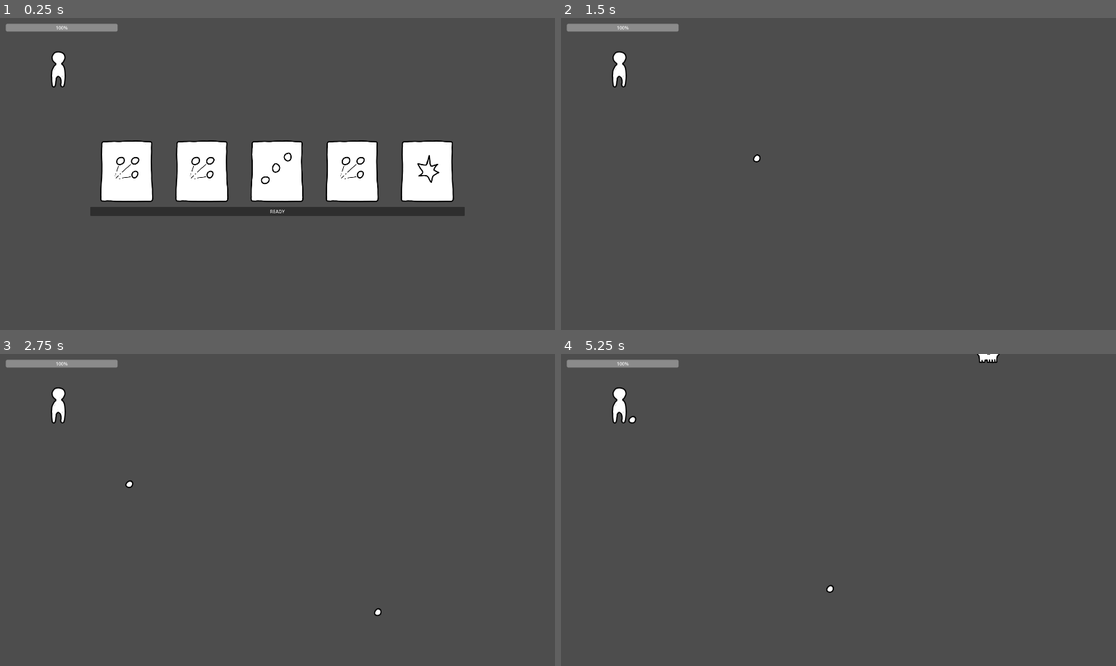
Above: before the commit, frames 1-4 (two rows, left to right).
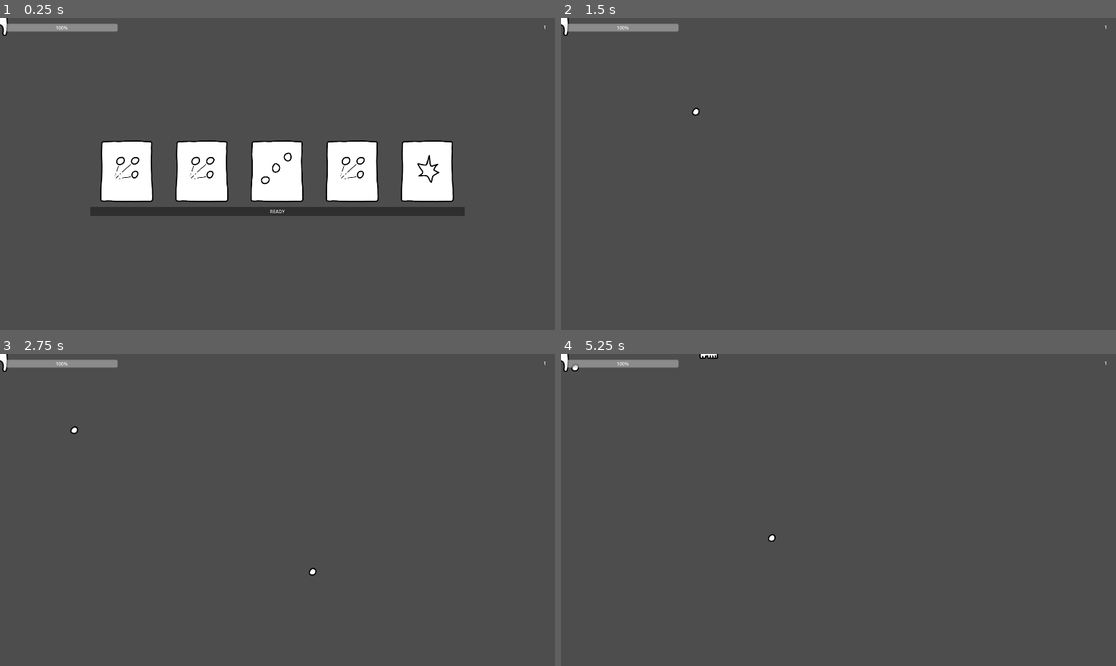
Above: after the commit, the same moments.

Repository: wpuerner/inferno
Game: Godot game, scene res://scenes/main.tscn
The game is run twice, just before and just after one commit, with the same random seed, the same clock (stepped at 60 frames per second) and the same inputs.
Inputs (mouse positions are in pixels of both pictures, inside the frame that each line leads up to):
- Up to frame 1 (0.25 s): no input
- Up to frame 2 (1.5 s): click "READY" at 0.5 s; move the mouse to (960, 158) at 1.27 s; press the mouse at (960, 158) at 1.28 s
- Up to frame 3 (2.75 s): move the mouse to (166, 525) at 2.02 s; release the mouse at (166, 525) at 2.03 s; click (166, 525) at 2.1 s
- Up to frame 4 (5.25 s): move the mouse to (894, 441) at 2.77 s; press the mouse at (894, 441) at 2.78 s; move the mouse to (810, 572) at 3.52 s; release the mouse at (810, 572) at 3.53 s; click (810, 572) at 3.6 s; tap Enter at 4.25 s; move the mouse to (1005, 556) at 4.27 s; press the mouse at (1005, 556) at 4.28 s; move the mouse to (672, 463) at 5.02 s; release the mouse at (672, 463) at 5.03 s; click (672, 463) at 5.1 s

The runs differ from the first frame. In frame 1, 0.3% of the frame differs, in the area x 0-99%, y 0-23%; in frame 2, 0.4%; in frame 3, 0.4%; in frame 4, 0.6%, in the area x 0-99%, y 0-77%.

Commit message:
create enemy handler; get game lifecycle working

Diff:
--- a/bullet_handler.gd
+++ b/bullet_handler.gd
@@ -16,7 +16,7 @@
 func _ready():
 	_reset()
 	event_bus.player_ready.connect(_register_player)
-	event_bus.level_reset.connect(_reset)
+	event_bus.level_loaded.connect(_reset)
 	timer = Timer.new()
 	add_child(timer)
 	timer.one_shot = true
--- a/deck_handler.gd
+++ b/deck_handler.gd
@@ -28,6 +28,7 @@
 
 func get_hand() -> Array:
 	for i in 5:
+		if deck.is_empty(): _shuffle()
 		hand.append(deck.pop_back())
 	return hand
 
@@ -35,6 +36,7 @@
 	for rune in selected_runes:
 		rune.activate()
 	selected_runes.clear()
+	discard.append_array(hand)
 	hand.clear()
 
 func change_rune_selection_state(rune: Node, selected: bool):
--- /dev/null
+++ b/enemy_handler.gd
@@ -0,0 +1,54 @@
+extends Node
+
+@onready var event_bus: Node = get_node("/root/EventBus")
+@onready var main: Node = get_node("/root/Main")
+@onready var skull_spawner: PathFollow2D = main.find_child("SkullSpawner")
+
+var enemy_container: Node
+var timer: Timer
+var check_enemy_timer: Timer
+var rng: RandomNumberGenerator = RandomNumberGenerator.new()
+var speed: float = 500
+var energy: int
+var skull_energy: int = 100
+var spawn_rate: float  #skulls per second. Aim for 60s spawning duration
+
+func _ready():
+	enemy_container = Node.new()
+	add_child(enemy_container)
+	event_bus.gameplay_started.connect(_start_spawning)
+	timer = Timer.new()
+	add_child(timer)
+	timer.one_shot = true
+	timer.timeout.connect(_spawn)
+
+	check_enemy_timer = Timer.new()
+	add_child(check_enemy_timer)
+	check_enemy_timer.timeout.connect(_check_enemies)
+
+func _start_spawning():
+	energy = main.level_number * 100
+	spawn_rate = (energy / skull_energy)
+	timer.start(_get_spawn_interval())
+	check_enemy_timer.start(2)
+
+func _stop_spawning():
+	timer.stop()
+
+func _spawn():
+	var skull = preload("res://scenes/mobs/skull/skull.tscn").instantiate()
+	enemy_container.add_child(skull)
+	skull.global_position = skull_spawner.global_position
+	energy -= skull_energy
+	if energy <= 0:
+		_stop_spawning()
+		return
+	timer.start(_get_spawn_interval())
+
+func _get_spawn_interval():
+	return rng.randf_range((1 / spawn_rate) / 2, (1 / spawn_rate) * 2)
+
+func _check_enemies():
+	if energy <= 0 && enemy_container.get_child_count() == 0:
+		check_enemy_timer.stop()
+		main.open_exit()
--- a/event_bus.gd
+++ b/event_bus.gd
@@ -4,10 +4,18 @@
 func ready_player(player: Node2D):
 	player_ready.emit(player)
 
-signal level_reset()
-func reset_level():
-	level_reset.emit()
+signal level_loaded
+func load_level():
+	level_loaded.emit()
 
-signal level_started()
-func start_level():
-	level_started.emit()
+signal pre_level_started
+func start_pre_level():
+	pre_level_started.emit()
+
+signal gameplay_started
+func start_gameplay():
+	gameplay_started.emit()
+
+signal exit_opened
+func open_exit():
+	exit_opened.emit()
--- a/project.godot
+++ b/project.godot
@@ -21,6 +21,7 @@
 BulletHandler="*res://bullet_handler.gd"
 DeckHandler="*res://deck_handler.gd"
 ManaHandler="*res://mana_handler.gd"
+EnemyHandler="*res://enemy_handler.gd"
 
 [display]
 
--- a/scenes/attributes/health/health_attribute.tscn
+++ b/scenes/attributes/health/health_attribute.tscn
@@ -8,9 +8,6 @@
 		health = value
 		if health <= 0:
 			get_parent().queue_free()
-
-func apply_damage(amount: int):
-	health = health - amount
 "
 
 [node name="HealthAttribute" type="Node"]
--- /dev/null
+++ b/scenes/environment/hole/hole.tscn
@@ -0,0 +1,30 @@
+[gd_scene load_steps=4 format=3 uid="uid://dc7n4g4y5ranj"]
+
+[ext_resource type="Texture2D" uid="uid://c6c4s11p6ti4" path="res://scenes/environment/hole/hole.png" id="1_8vs7m"]
+
+[sub_resource type="GDScript" id="GDScript_8iaq7"]
+script/source = "extends Area2D
+
+signal player_entered
+
+func _on_body_entered(body):
+	player_entered.emit()
+	queue_free()
+"
+
+[sub_resource type="CapsuleShape2D" id="CapsuleShape2D_nlr4s"]
+radius = 31.0
+height = 234.0
+
+[node name="Hole" type="Area2D"]
+script = SubResource("GDScript_8iaq7")
+
+[node name="Sprite2D" type="Sprite2D" parent="."]
+texture = ExtResource("1_8vs7m")
+
+[node name="CollisionShape2D" type="CollisionShape2D" parent="."]
+position = Vector2(0, 74)
+rotation = -1.5708
+shape = SubResource("CapsuleShape2D_nlr4s")
+
+[connection signal="body_entered" from="." to="." method="_on_body_entered"]
--- a/scenes/environment/level/level.tscn
+++ b/scenes/environment/level/level.tscn
@@ -1,6 +1,4 @@
-[gd_scene load_steps=3 format=3 uid="uid://b54f042muojun"]
-
-[ext_resource type="PackedScene" uid="uid://pdahs317ljur" path="res://scenes/player/player.tscn" id="1_roscv"]
+[gd_scene load_steps=2 format=3 uid="uid://b54f042muojun"]
 
 [sub_resource type="GDScript" id="GDScript_erxrp"]
 script/source = "extends Node
@@ -8,6 +6,3 @@
 
 [node name="Level" type="Node"]
 script = SubResource("GDScript_erxrp")
-
-[node name="Player" parent="." instance=ExtResource("1_roscv")]
-position = Vector2(200, 178)
--- a/scenes/main.tscn
+++ b/scenes/main.tscn
@@ -1,14 +1,45 @@
-[gd_scene load_steps=6 format=3 uid="uid://bl5h7px3w3u8b"]
+[gd_scene load_steps=7 format=3 uid="uid://bl5h7px3w3u8b"]
 
 [ext_resource type="PackedScene" uid="uid://b54f042muojun" path="res://scenes/environment/level/level.tscn" id="1_ddhtq"]
+[ext_resource type="PackedScene" uid="uid://pdahs317ljur" path="res://scenes/player/player.tscn" id="1_tjb1v"]
 
 [sub_resource type="GDScript" id="GDScript_sn1df"]
 script/source = "extends Node
 
+@onready var event_bus: Node = get_node(\"/root/EventBus\")
 @onready var hand_control: Control = get_node(\"HandContainer/HandControl\")
+@onready var player: Node2D = $Player
+
+var rng: RandomNumberGenerator = RandomNumberGenerator.new()
+var level_number: int = 1
+var exit_position: Vector2 = Vector2.ZERO
 
 func _ready():
-	hand_control.open_hand()
+	_load_level()
+
+func _load_level():
+	find_child(\"LevelNumberLabel\").text = str(level_number)
+	event_bus.load_level()
+	player.global_position = exit_position
+	_start_pre_level()
+
+func _start_pre_level():
+	event_bus.start_pre_level()
+
+func start_gameplay():
+	event_bus.start_gameplay()
+
+func open_exit():
+	event_bus.open_exit()
+	exit_position = Vector2(rng.randf_range(50, get_viewport().get_visible_rect().end.x - 50), rng.randf_range(50, get_viewport().get_visible_rect().end.y - 50))
+	var hole = preload(\"res://scenes/environment/hole/hole.tscn\").instantiate()
+	hole.player_entered.connect(_switch_levels)
+	add_child(hole)
+	hole.global_position = exit_position
+
+func _switch_levels():
+	level_number += 1
+	_load_level()
 "
 
 [sub_resource type="Curve2D" id="Curve2D_0pryu"]
@@ -20,27 +51,10 @@
 [sub_resource type="GDScript" id="GDScript_4tqpj"]
 script/source = "extends PathFollow2D
 
-@onready var timer: Timer = $Timer
-@onready var event_bus: Node = get_node(\"/root/EventBus\")
-
-var rng: RandomNumberGenerator = RandomNumberGenerator.new()
 var speed: float = 500
-
-func _ready():
-	event_bus.level_started.connect(_start_spawning)
-	timer.timeout.connect(_spawn)
 
 func _physics_process(delta: float):
 	progress += speed * delta
-
-func _start_spawning():
-	timer.start(rng.randf_range(0.5, 3.0))
-
-func _spawn():
-	var skull = preload(\"res://scenes/mobs/skull/skull.tscn\").instantiate()
-	get_node(\"/root/Main\").add_child(skull)
-	skull.global_position = global_position
-	timer.start(rng.randf_range(0.5, 3.0))
 "
 
 [sub_resource type="GDScript" id="GDScript_twox6"]
@@ -51,8 +65,12 @@
 @onready var deck_handler: Node = get_node(\"/root/DeckHandler\")
 @onready var sub_container: HBoxContainer = $HBoxContainer
 @onready var event_bus: Node = get_node(\"/root/EventBus\")
+@onready var main: Node = get_node(\"/root/Main\")
 
-func open_hand():
+func _ready():
+	event_bus.pre_level_started.connect(_open_hand)
+
+func _open_hand():
 	var hand: Array = deck_handler.get_hand()
 	for rune in hand:
 		var rune_card = preload(\"res://scenes/runes/rune_card/rune_card.tscn\").instantiate()
@@ -63,11 +81,15 @@
 func _on_button_pressed():
 	deck_handler.activate_hand()
 	visible = false
-	event_bus.start_level()
+	for child in sub_container.get_children():
+		child.queue_free()
+	main.start_gameplay()
 "
 
 [node name="Main" type="Node"]
 script = SubResource("GDScript_sn1df")
+
+[node name="Player" parent="." instance=ExtResource("1_tjb1v")]
 
 [node name="Level" parent="." instance=ExtResource("1_ddhtq")]
 
@@ -78,9 +100,6 @@
 position = Vector2(-55, -53)
 rotation = 0.00196174
 script = SubResource("GDScript_4tqpj")
-
-[node name="Timer" type="Timer" parent="SkullSpawnerPath2D/SkullSpawner"]
-one_shot = true
 
 [node name="HandContainer" type="CenterContainer" parent="."]
 anchors_preset = 15
@@ -113,4 +132,17 @@
 value = 1000.0
 rounded = true
 
+[node name="MarginContainer2" type="MarginContainer" parent="."]
+anchors_preset = 1
+anchor_left = 1.0
+anchor_right = 1.0
+offset_left = -40.0
+offset_bottom = 40.0
+grow_horizontal = 0
+theme_override_constants/margin_top = 20
+theme_override_constants/margin_right = 20
+
+[node name="LevelNumberLabel" type="Label" parent="MarginContainer2"]
+layout_mode = 2
+
 [connection signal="pressed" from="HandContainer/HandControl/Button" to="HandContainer/HandControl" method="_on_button_pressed"]
